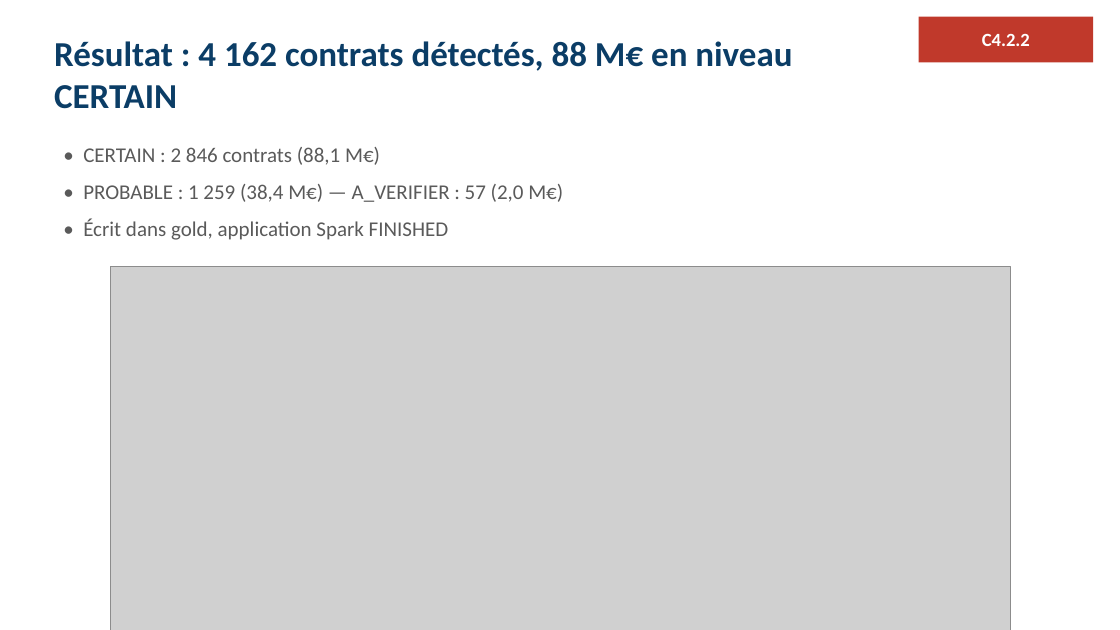
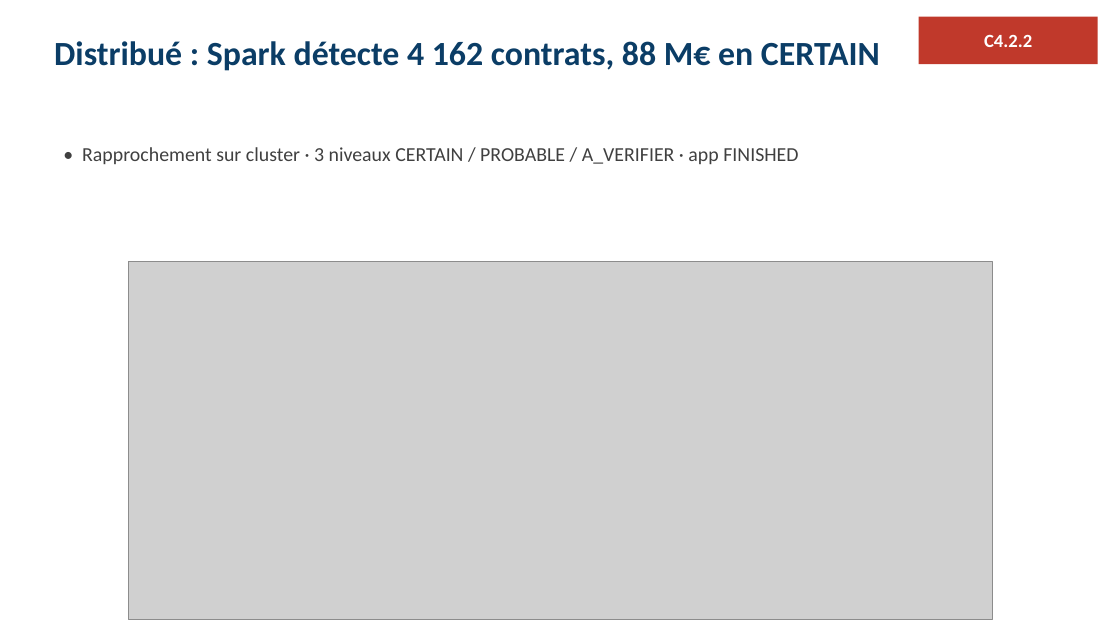
Before and after one commit to ratpiGene/ELT-Eckert, a slide deck: slide 10 of soutenance/support_eckert.pptx (slide 28 before the commit). Drawn at 1120x630 pixels with LibreOffice and Linux fonts; fonts in the diff are those of the drawing; grey boxes stand for pictures. Boxes give left, top, right and bottom in pixels: in the first picture for what was removed or moved away, otherwise in the second. Text is boxed around its words. In the diff, an @@ line names an element or a change of style, - is before the commit and + after.

```diff
--- a/soutenance/support_eckert.pptx
+++ b/soutenance/support_eckert.pptx
@@ rectangle "C4.2.2": place and size @@
-rectangle "C4.2.2" at (919,17,1094,63)
+rectangle "C4.2.2" at (919,17,1098,65)
@@ text at (54,41,880,71): text changed; size 30 to 29 pt @@
-Résultat : 4 162 contrats détectés, 88 M€ en niveau CERTAIN
+Distribué : Spark détecte 4 162 contrats, 88 M€ en CERTAIN
@@ text at (82,147,798,164): text changed; size 18 to 17 pt; text colour #5A5A5A to #404040 @@
-• CERTAIN : 2 846 contrats (88,1 M€)
-• PROBABLE : 1 259 (38,4 M€) — A_VERIFIER : 57 (2,0 M€)
-• Écrit dans gold, application Spark FINISHED
+• Rapprochement sur cluster · 3 niveaux CERTAIN / PROBABLE / A_VERIFIER · app FINISHED
@@ picture: place and size @@
-picture at (110,266,1011,630)
+picture at (129,262,992,620)
```
Also in this commit, not shown: 19 other slides changed, 28 slides removed, 2 other files.
